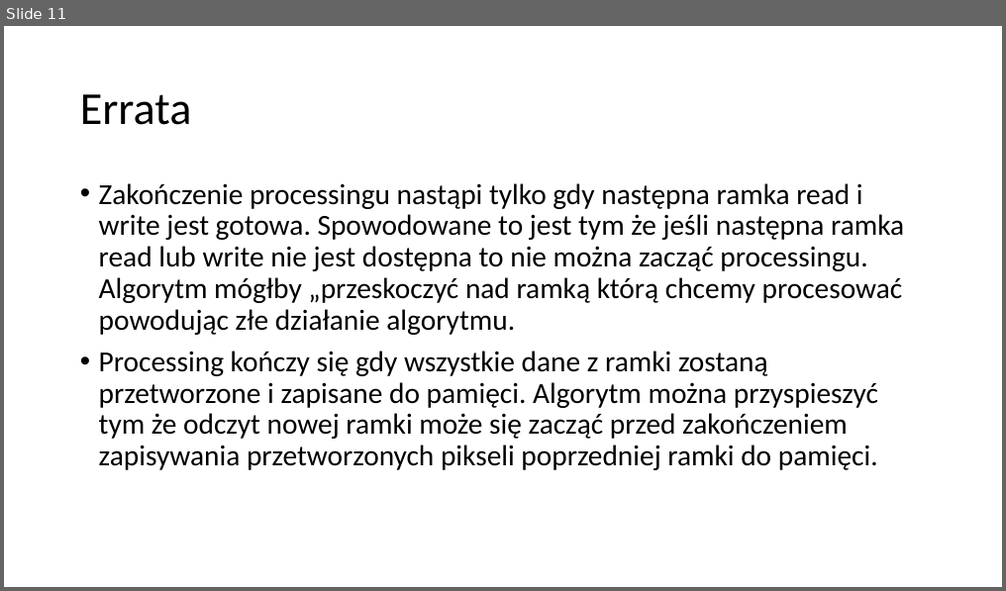
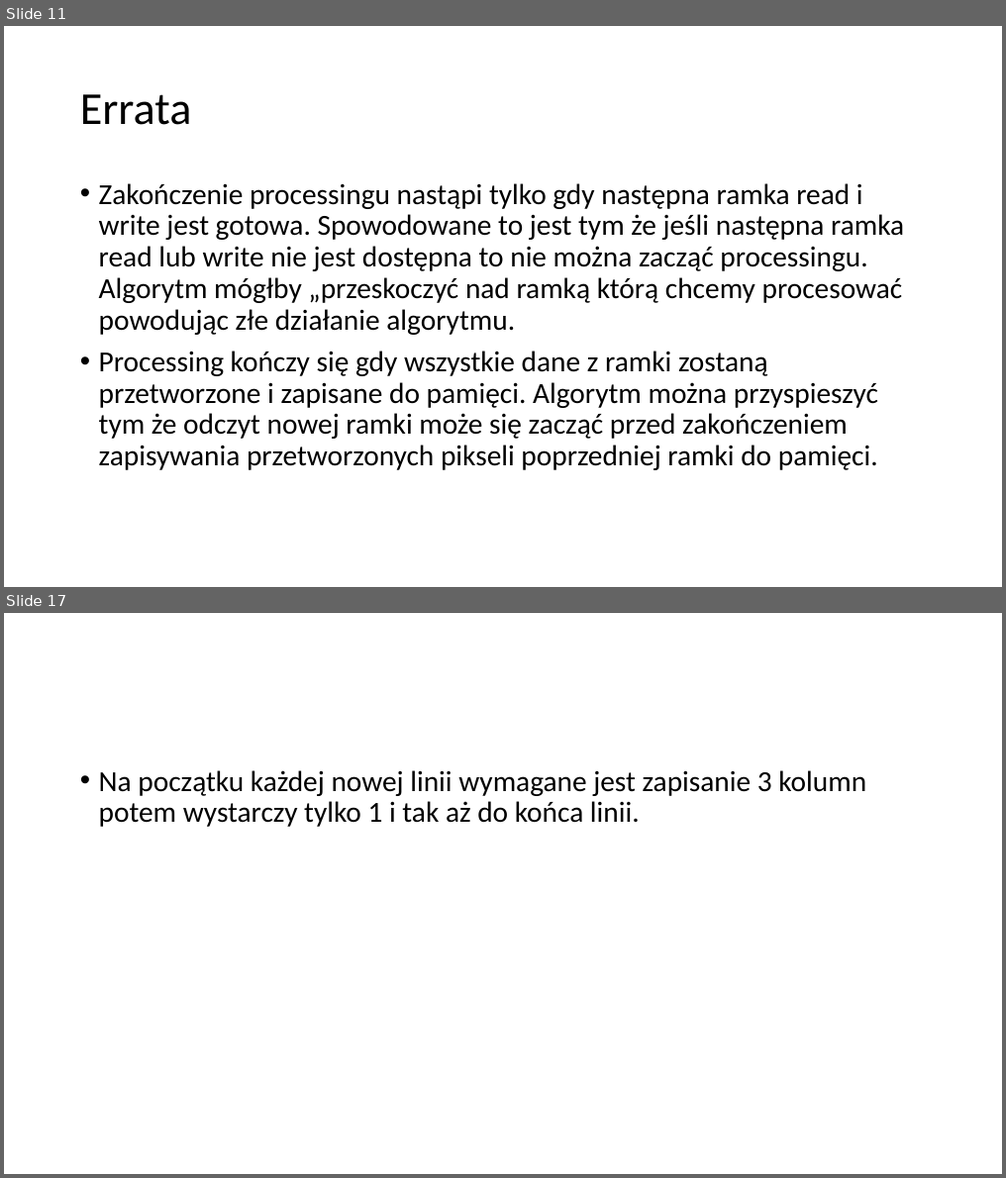
Before and after one commit to rfeiglewicz/SDWP_PROJECT, a slide deck: Prezentacja_splotowa_filtracja_obrazu.pptx. Shown one above the other, each under a label of ours: slide 11 before the commit, slides 11 and 17 after it; the slides between them are not shown. The pictures are 1006x591 and 1006x1178 pixels, drawn with LibreOffice and Linux fonts; fonts in the diff are those of the drawing. Boxes give left, top, right and bottom in pixels: in the first picture for what was removed or moved away, otherwise in the second. Text is boxed around its words. In the diff, an @@ line names an element or a change of style, - is before the commit and + after.

```diff
--- a/Prezentacja_splotowa_filtracja_obrazu.pptx
+++ b/Prezentacja_splotowa_filtracja_obrazu.pptx
@@ slide 17 added at box(4, 613, 1002, 1174), background #FFFFFF @@
@@ text added at box(99, 770, 866, 827), 28 pt, text #000000 @@
+• Na początku każdej nowej linii wymagane jest zapisanie 3 kolumn potem wystarczy tylko 1 i tak aż do końca linii.
```
Also in this commit, not shown: 6 other slides added, 1 slide removed, 2 other files.
